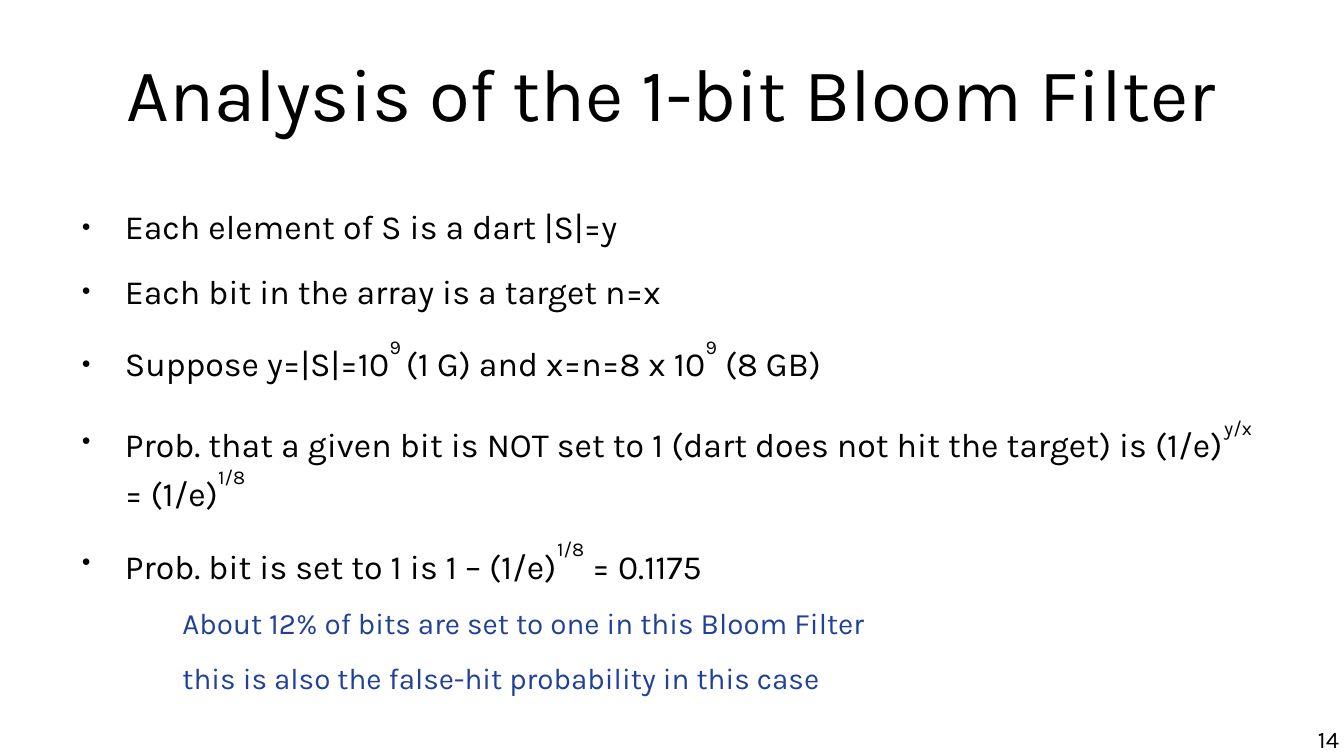
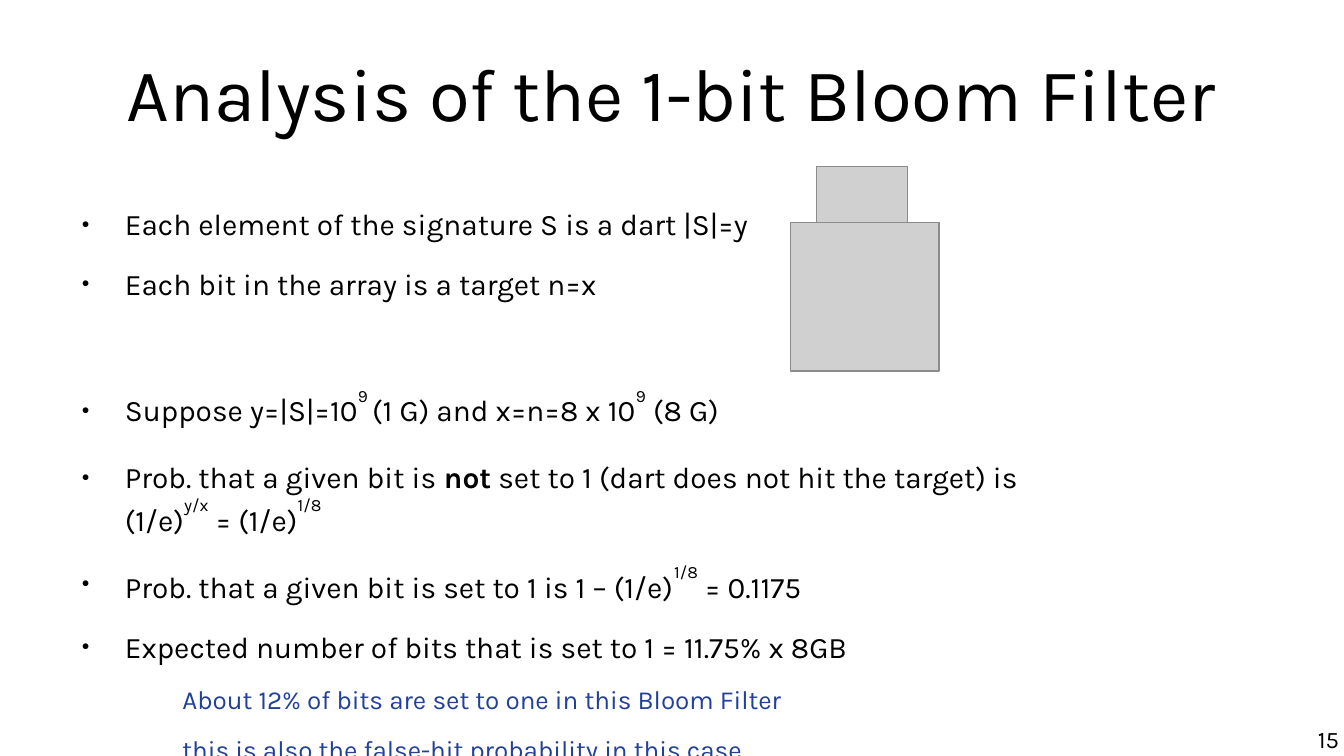
Before and after one commit to marco-calautti/data-mining-course, a slide deck: slide 15 of theory/odp/tt24_bloom_filters.odp (slide 14 before the commit). Drawn at 1344x756 pixels with LibreOffice and Linux fonts; fonts in the diff are those of the drawing; grey boxes stand for pictures. Boxes give left, top, right and bottom in pixels: in the first picture for what was removed or moved away, otherwise in the second. Text is boxed around its words. In the diff, an @@ line names an element or a change of style, - is before the commit and + after.

```diff
--- a/theory/odp/tt24_bloom_filters.odp
+++ b/theory/odp/tt24_bloom_filters.odp
@@ picture added at box(816, 167, 907, 262) @@
@@ text at box(125, 212, 747, 243): text changed; size 20 to 17.6 pt @@
-● Each element of S is a dart |S|=y
+● Each element of the signature S is a dart |S|=y
@@ picture added at box(792, 223, 940, 372) @@
@@ text at box(125, 274, 781, 710): size 20 to 17.6 pt in "Each bit in the array is a ..."; size 17.5 to 15.4 pt in "About 12% of bits are set to ...", "this is also the false-hit probability in ..." @@
@@ text at box(125, 398, 1018, 665): text changed; size 20 to 17.6 pt @@
-● Suppose y=|S|=109 (1 G) and x=n=8 x 109 (8 GB)
-● Prob. that a given bit is NOT set to 1 (dart does not hit the target) is (1/e)y/x = (1/e)1/8
-● Prob. bit is set to 1 is 1 – (1/e)1/8 = 0.1175
+● Suppose y=|S|=109 (1 G) and x=n=8 x 109 (8 G)
+● Prob. that a given bit is not set to 1 (dart does not hit the target) is
+  (1/e)y/x = (1/e)1/8
+● Prob. that a given bit is set to 1 is 1 – (1/e)1/8 = 0.1175
+● Expected number of bits that is set to 1 = 11.75% x 8GB
@@ page number at box(1318, 733, 1339, 749): text changed @@
-14
+15
```
Also in this commit, not shown: 2 other slides changed, 1 slide added, 1 other file.
